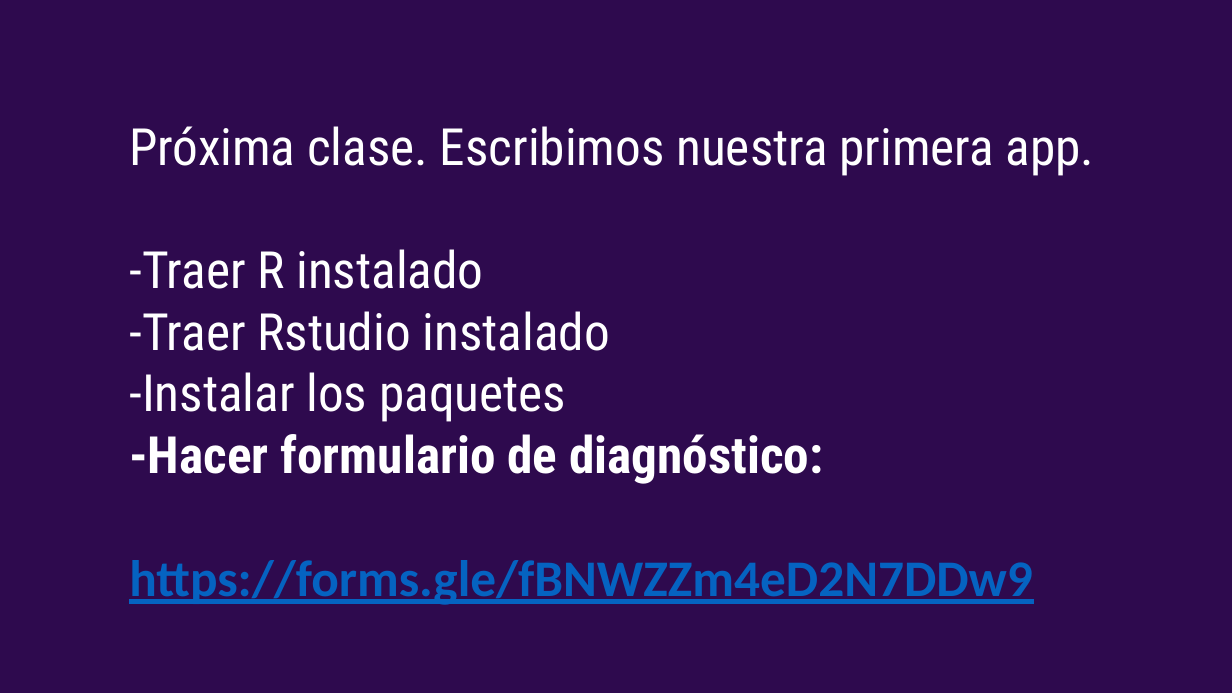
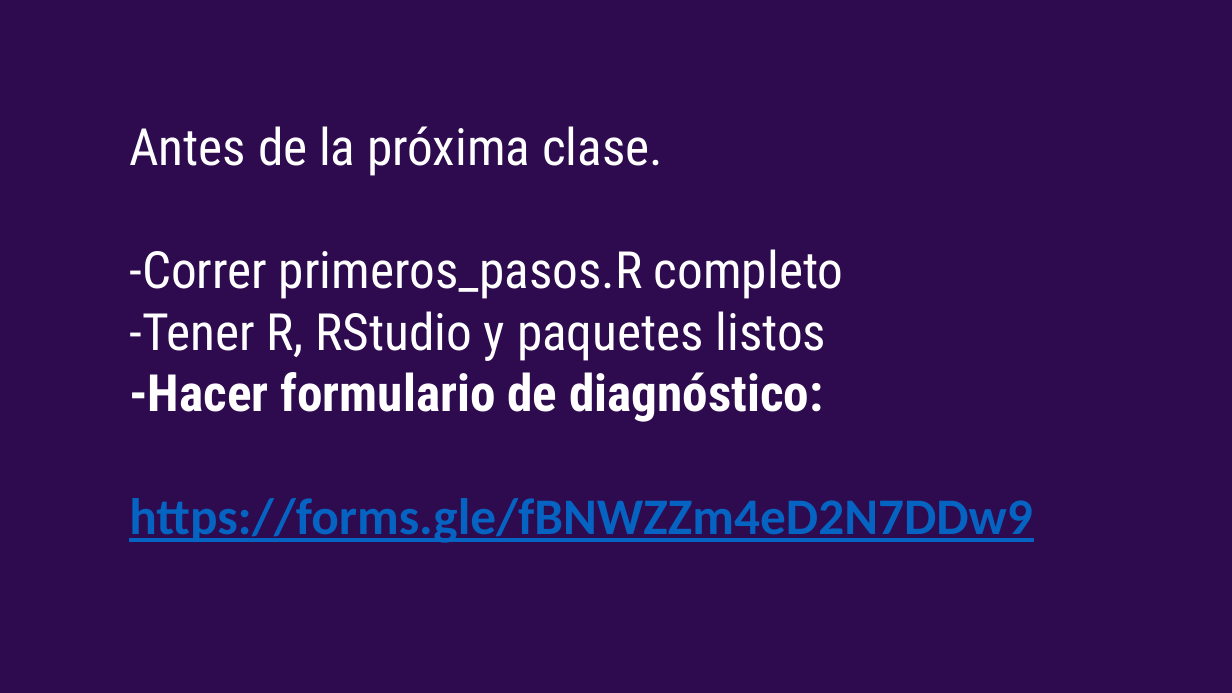
Before and after one commit to nahura99/visualizacion_datos_shiny, a slide deck: slide 19 of clase1/clase1.pptx (slide 12 before the commit). Drawn at 1232x693 pixels with LibreOffice and Linux fonts; fonts in the diff are those of the drawing. Boxes give left, top, right and bottom in pixels: in the first picture for what was removed or moved away, otherwise in the second. Text is boxed around its words. In the diff, an @@ line names an element or a change of style, - is before the commit and + after.

Commit message:
Reestructurar el curso en 7 clases y una Clase Extra
- Clase 1 junta la presentación y la nivelación de la vieja 1b. La app de la
  tabla pasa al estilo del curso y se suma primeros_pasos.R.
- Clase 7 junta estética y navegación con la app final y su publicación.
  Queda solo la app final, con datos/ y deploy.R.
- revisor_corpus pasa a ser la Clase Extra (clase_extra.pptx).
- Se borran clase1b, clase8 y los PDF viejos.
- README, datos/README.md y preparar_elecciones_2024.R con la nueva numeración.

```diff
--- a/clase1/clase1.pptx
+++ b/clase1/clase1.pptx
@@ text at bbox=[129, 126, 843, 361]: text changed @@
-Próxima clase. Escribimos nuestra primera app.
--Traer R instalado
--Traer Rstudio instalado
--Instalar los paquetes
+Antes de la próxima clase.
+-Correr primeros_pasos.R completo
+-Tener R, RStudio y paquetes listos
```
Also in this commit, not shown: 4 other slides changed, 8 slides added, 1 slide removed, 23 other files.
